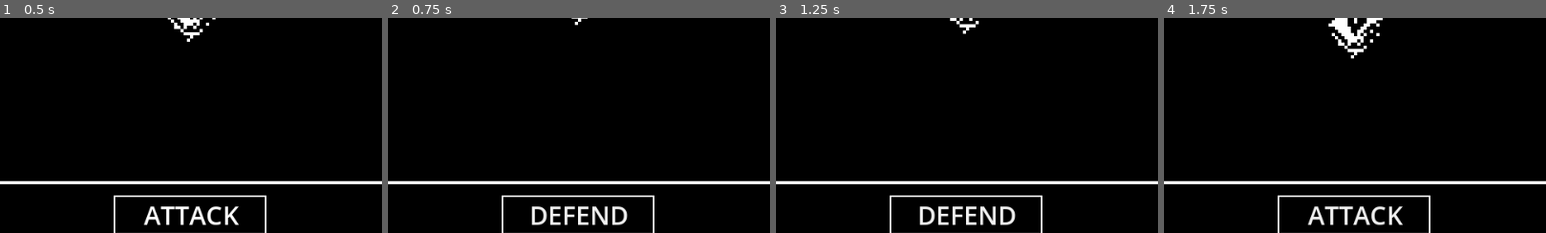
Above: before the commit, frames 1-4 (left to right).
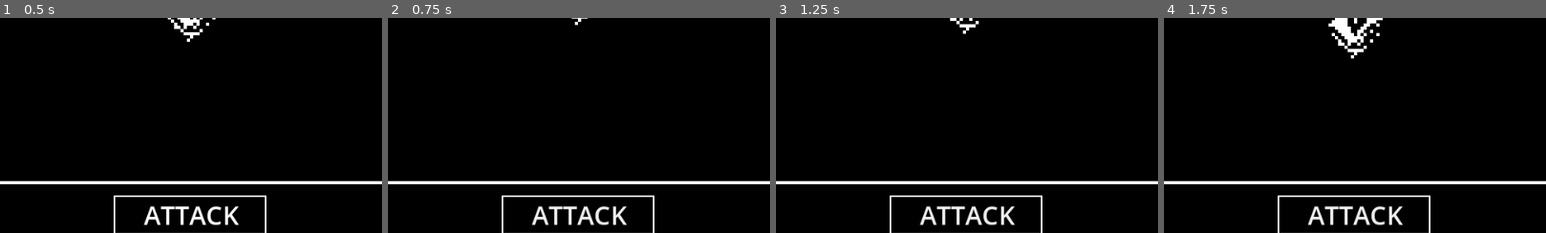
Above: after the commit, the same moments.

Repository: tjpalmer/darkvision
Game: Godot game, scene res://battle-engine/battle-engine.tscn
Same seed, same stepped clock (60 frames per second), same inputs: the game is played once before the commit and once after it. This scene is started directly instead of the project's main scene.
Inputs:
- Up to frame 1 (0.5 s): no input
- Up to frame 2 (0.75 s): click "ATTACK" at 0.5 s
- Up to frame 3 (1.25 s): no input
- Up to frame 4 (1.75 s): click "DEFEND" (after the commit: "ATTACK") at 1.25 s
The pictures show only the part of the screen within x 25-75%, y 45-95%; the shares and areas given below are measured in that part.

Frame 1 is identical in both runs. In frame 2, 1.4% of the frame differs, in the area x 37-63%, y 87-97%; in frame 3, 1.4%; in frame 4, nothing differs.
Error after the commit: Attempt to call function 'play_anim' in base 'null instance' on a null instance. (res://battle-engine/attack-button.gd:15)

Commit message:
attack and defend button

Diff:
--- a/battle-engine/attack-button.gd
+++ b/battle-engine/attack-button.gd
@@ -1,4 +1,6 @@
 extends Button
+
+@onready var player_attack_sprite = $"../PlayerAttackSprite"
 
 func _ready():
 	connect("pressed", _on_button_pressed)
@@ -8,7 +10,14 @@
 	text = "ATTACK"
 
 func _on_button_pressed():
+	print("button pressed")
 	if text == "ATTACK":
-		text = "DEFEND"
+		if player_attack_sprite.play_anim("attack"):
+			text = "DEFEND"
+			print("PLAYER ATTACKS!")
 	else:
-		text = "ATTACK"
+		if player_attack_sprite.play_anim("defend"):
+			text = "ATTACK"
+			print("PLAYER DEFENDS!")
+
+	print("end of button func. text = " + text)
